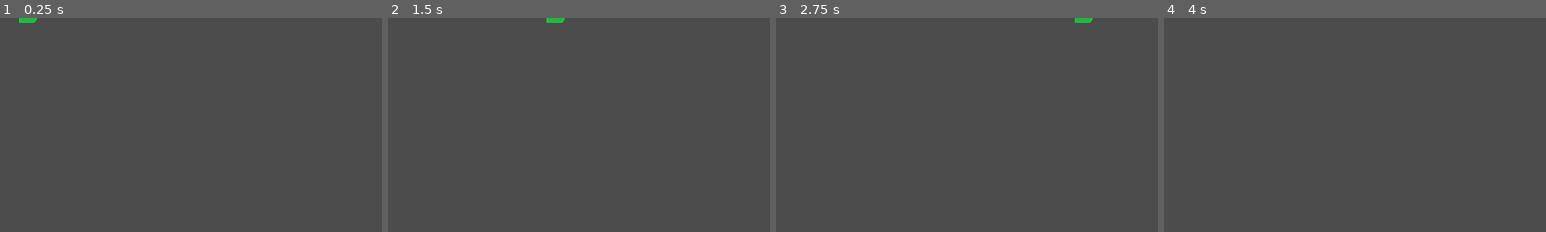
Above: before the commit, frames 1-4 (left to right).
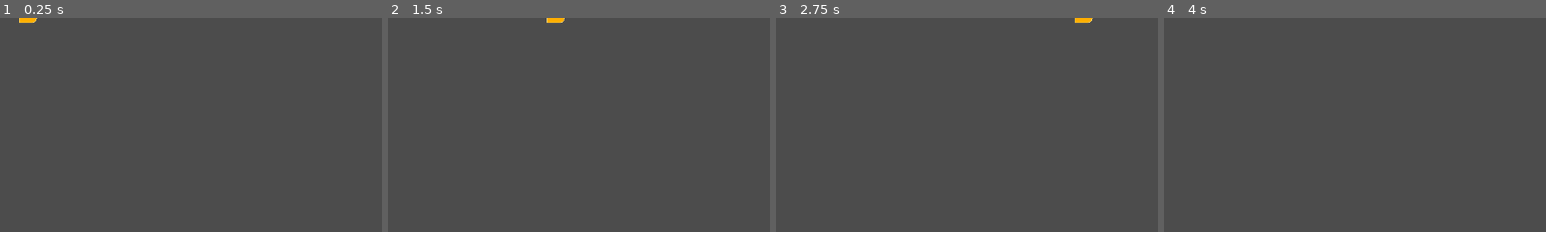
Above: after the commit, the same moments.

Repository: afkpuezo/blinkshooter
Game: Godot game, scene res://scenes/actions/weapons/big_gun/big_bullet.tscn
Same seed, same stepped clock (60 frames per second), same inputs: the game is played once before the commit and once after it. This scene is started directly instead of the project's main scene.
Inputs (mouse positions are % of the whole screen's width and height, from its top left):
- Up to frame 1 (0.25 s): no input
- Up to frame 2 (1.5 s): tap Enter at 0.5 s; move the mouse to (72, 45) at 0.52 s; click (72, 45) at 0.6 s; tap Space at 1.25 s; move the mouse to (30, 55) at 1.27 s; click (30, 55) at 1.35 s
- Up to frame 3 (2.75 s): tap Enter at 2 s; move the mouse to (60, 28) at 2.02 s; click (60, 28) at 2.1 s
- Up to frame 4 (4 s): tap Space at 2.75 s; move the mouse to (45, 70) at 2.77 s; click (45, 70) at 2.85 s; tap Enter at 3.5 s; move the mouse to (80, 65) at 3.52 s; click (80, 65) at 3.6 s
The pictures show only the part of the screen within x 0-50%, y 0-50%; the shares and areas given below are measured in that part.

The runs differ from the first frame. In frame 1, 0.1% of the frame differs, in the area x 5-10%, y 0-3%; in frame 2, 0.1%, in the area x 41-47%, y 0-3%; in frame 3, 0.1%; in frame 4, nothing differs.

Commit message:
orange bullets i guess

Diff:
--- a/scenes/actions/weapons/big_gun/big_bullet.tscn
+++ b/scenes/actions/weapons/big_gun/big_bullet.tscn
@@ -1,6 +1,6 @@
 [gd_scene load_steps=3 format=2]
 
-[ext_resource path="res://scenes/actions/weapons/bullet/bullet.png" type="Texture" id=1]
+[ext_resource path="res://scenes/actions/weapons/bullet/orange_bullet.png" type="Texture" id=1]
 [ext_resource path="res://scenes/actions/weapons/bullet/bullet.tscn" type="PackedScene" id=2]
 
 [node name="BigBullet" instance=ExtResource( 2 )]
@@ -17,5 +17,5 @@
 visible = false
 
 [node name="ExplosionAnimator" parent="." index="6"]
-explosion_color = "green"
+explosion_color = "orange"
 explosion_speed = "fast"
--- a/scenes/actions/weapons/small_gun/small_bullet.tscn
+++ b/scenes/actions/weapons/small_gun/small_bullet.tscn
@@ -1,6 +1,6 @@
 [gd_scene load_steps=3 format=2]
 
-[ext_resource path="res://scenes/actions/weapons/bullet/bullet.png" type="Texture" id=1]
+[ext_resource path="res://scenes/actions/weapons/bullet/orange_bullet.png" type="Texture" id=1]
 [ext_resource path="res://scenes/actions/weapons/bullet/bullet.tscn" type="PackedScene" id=2]
 
 [node name="SmallBullet" instance=ExtResource( 2 )]
@@ -12,6 +12,6 @@
 texture = ExtResource( 1 )
 
 [node name="ExplosionAnimator" parent="." index="6"]
-explosion_color = "green"
+explosion_color = "orange"
 explosion_size = "small"
 explosion_speed = "fast"
--- a/scenes/effects/explosions/explosion.gd
+++ b/scenes/effects/explosions/explosion.gd
@@ -10,6 +10,7 @@
 export(Texture) var white
 export(Texture) var green
 export(Texture) var red
+export(Texture) var orange
 
 ## set this to another color before adding explosion to tree
 var sprite_color = white
@@ -40,6 +41,8 @@
 			sprite_color = green
 		"red":
 			sprite_color = red
+		"orange":
+			sprite_color = orange
 
 	match size:
 		"tiny":
--- a/scenes/effects/explosions/explosion.tscn
+++ b/scenes/effects/explosions/explosion.tscn
@@ -1,9 +1,10 @@
-[gd_scene load_steps=7 format=2]
+[gd_scene load_steps=8 format=2]
 
 [ext_resource path="res://scenes/effects/explosions/assets/white_explosion.png" type="Texture" id=1]
 [ext_resource path="res://scenes/effects/explosions/explosion.gd" type="Script" id=2]
 [ext_resource path="res://scenes/effects/explosions/assets/red_explosion.png" type="Texture" id=3]
 [ext_resource path="res://scenes/effects/explosions/assets/green_explosion.png" type="Texture" id=4]
+[ext_resource path="res://scenes/effects/explosions/assets/orange_explosion.png" type="Texture" id=5]
 
 [sub_resource type="Animation" id=1]
 resource_name = "Explosion"
@@ -41,6 +42,7 @@
 white = ExtResource( 1 )
 green = ExtResource( 4 )
 red = ExtResource( 3 )
+orange = ExtResource( 5 )
 
 [node name="Sprite" type="Sprite" parent="."]
 modulate = Color( 0.180392, 0.180392, 0.180392, 0 )
--- a/scenes/effects/explosions/explosion_animator.gd
+++ b/scenes/effects/explosions/explosion_animator.gd
@@ -5,7 +5,7 @@
 export(PackedScene) var explosion_scene
 
 # these vars configure the explosions created by this scene
-export(String, "white", "green", "red") var explosion_color = "white"
+export(String, "white", "green", "red", "orange") var explosion_color = "white"
 export(String, "tiny", "small", "medium", "normal") var explosion_size = "normal"
 export(String, "normal", "fast") var explosion_speed = "normal"
 
Renamed: scenes/actions/weapons/bullet/bullet.png -> scenes/actions/weapons/bullet/green_bullet.png
Not shown, added: scenes/actions/weapons/bullet/green_bullet.png.import
Binary file added: scenes/actions/weapons/bullet/orange_bullet.png
Not shown, added: scenes/actions/weapons/bullet/orange_bullet.png.import
Binary file added: scenes/actions/weapons/orange_explosion.png
Not shown, added: scenes/actions/weapons/orange_explosion.png.import
Binary file added: scenes/effects/explosions/assets/orange_explosion.png
Not shown, added: scenes/effects/explosions/assets/orange_explosion.png.import
